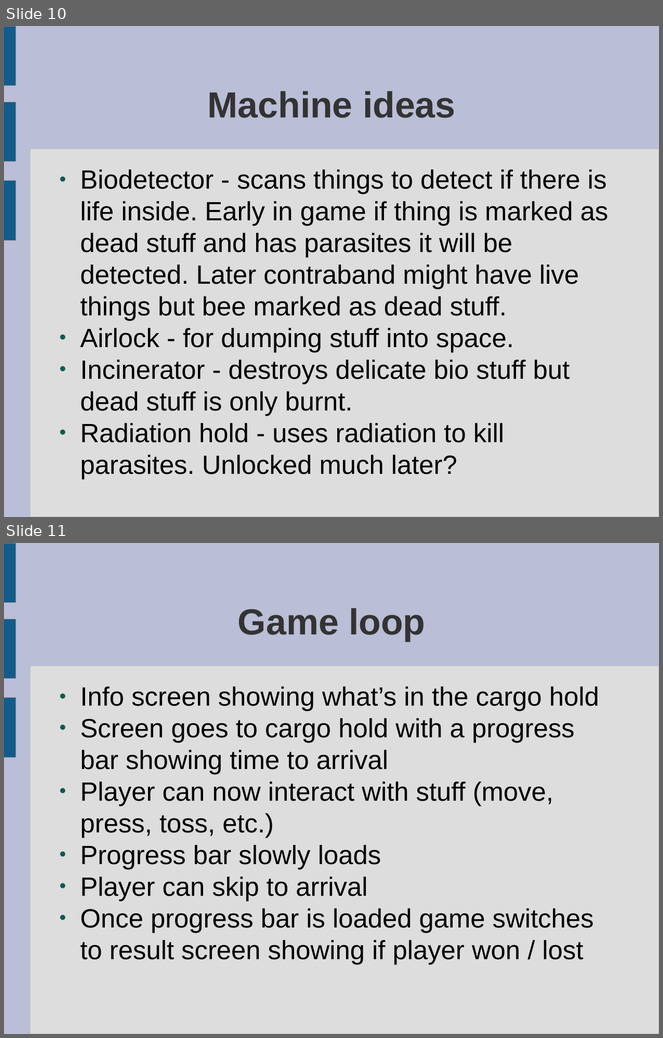
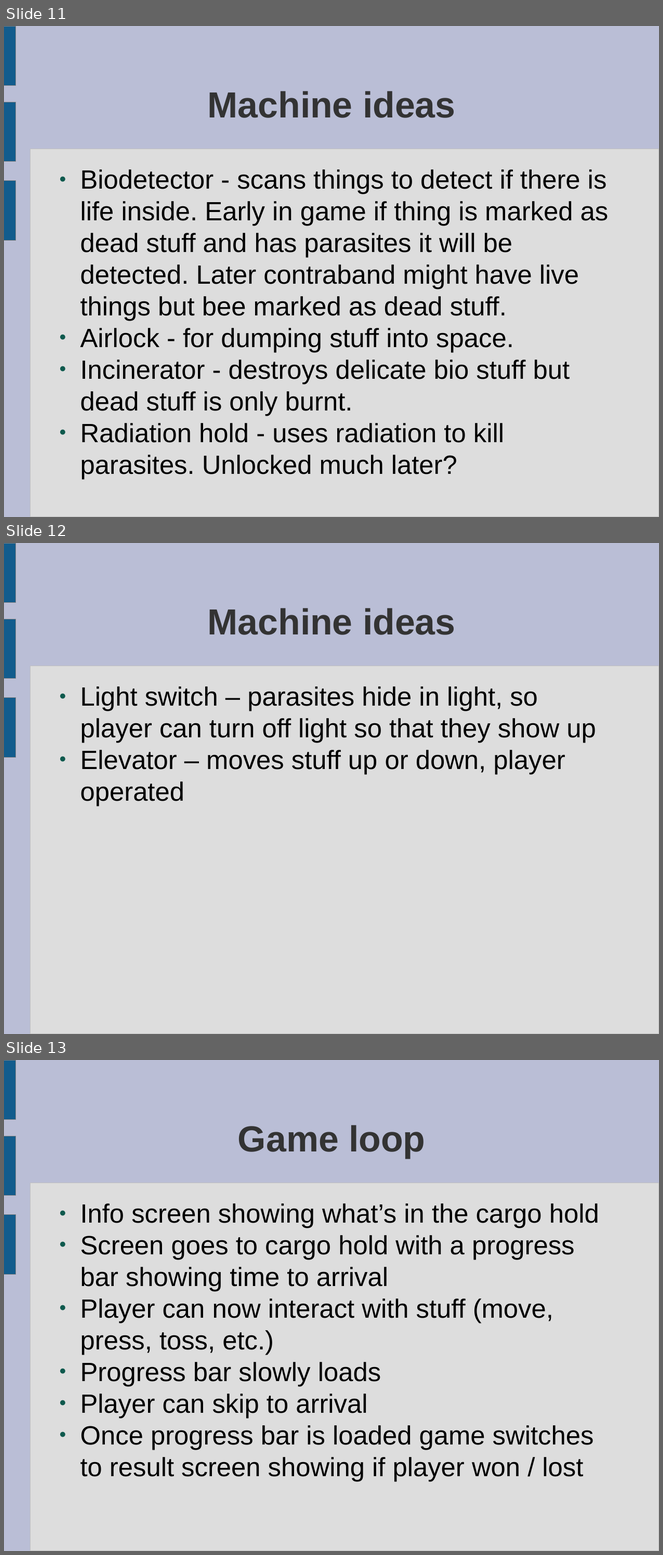
Before and after one commit to ktosox/GWJ67, a slide deck: da_plan.odp. Shown one above the other, each under a label of ours: slides 10 and 11 before the commit, slides 11, 12 and 13 after it. The pictures are 663x1038 and 663x1555 pixels, drawn with LibreOffice and Linux fonts; fonts in the diff are those of the drawing. Boxes give left, top, right and bottom in pixels: in the first picture for what was removed or moved away, otherwise in the second. Text is boxed around its words. In the diff, an @@ line names an element or a change of style, - is before the commit and + after.

```diff
--- a/da_plan.odp
+++ b/da_plan.odp
@@ slide 12 added at (x1=4, y1=543, x2=659, y2=1034), background #BABED6; not listed: 4 template elements that a slide beside it also shows @@
@@ title added at (x1=208, y1=608, x2=455, y2=635), 44 pt, text #333333, bold @@
+Machine ideas
@@ text added at (x1=80, y1=687, x2=596, y2=806), 32 pt, text #000000 @@
+● Light switch – parasites hide in light, so player can turn off light so that they show up
+● Elevator – moves stuff up or down, player operated
@@ what was slide 10 is now slide 11 @@
@@ what was slide 11 is now slide 13 @@
```
Also in this commit, not shown: 1 other slide added, 3 other files.
